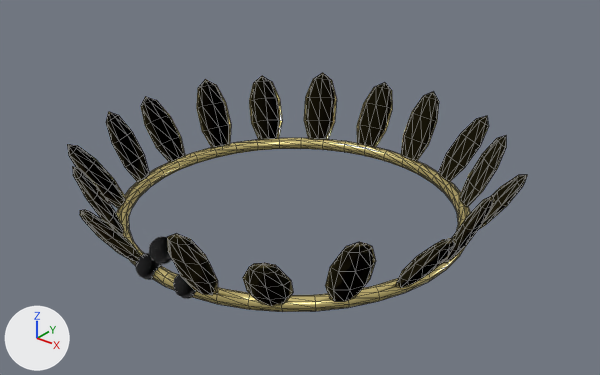
Two versions of the glTF model public/accessories/laurel-meetup.glb, one commit apart.
Before and after are seen from a 50 mm camera at (0.288, -0.353, 0.32) aimed at (0.004, 0.002, 0.1). The lights are fixed; the arrows at lower left show +X, +Y and +Z. The picture after the commit comes second. Mesh edges are drawn as thin lines on the coarser meshes. Where no turn or scale is listed for an object, it has been applied to the vertices. Vertices at exactly the same position are counted once.

Objects in the first picture: 'berries', 'circlet', 'leaves'.
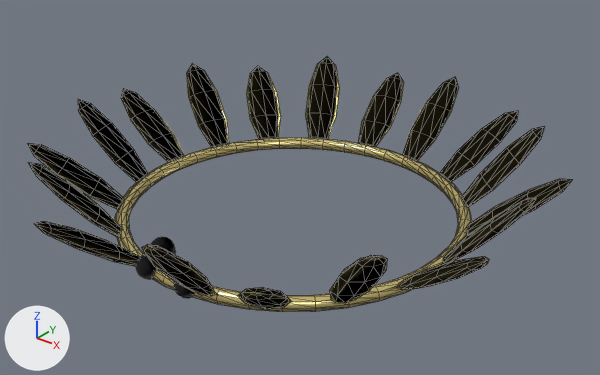
The change, as a list of edits to the scene's bpy script:
```text
Change me_leaves:
    remove me_leaves.from_pydata(...)  # 612 vertices, 1152 faces; spans x -0.135..0.129, y -0.131..0.133, z 0.083..0.131
    add me_leaves.from_pydata(...)  # 612 vertices, 1152 faces; spans x -0.159..0.152, y -0.154..0.157, z 0.083..0.137
    me_leaves part 1: the loose piece of 34 vertices spanning x 0.015..0.039, y -0.124..-0.099, z 0.083..0.131 is multiplied about its middle by the matrix ((1.004, -0.015, 0.108), (-0.015, 1.06, -0.441), (-0.035, 0.142, 1.191)), then moved by (0.003, -0.011, 0.003)
    me_leaves part 2: the loose piece of 34 vertices spanning x 0.052..0.078, y -0.114..-0.084, z 0.083..0.127 is multiplied about its middle by the matrix ((1.036, -0.055, 0.269), (-0.055, 1.083, -0.409), (-0.086, 0.13, 1.123)), then moved by (0.006, -0.01, 0.0)
    me_leaves part 3: the loose piece of 34 vertices spanning x 0.08..0.104, y -0.081..-0.058, z 0.083..0.131 is multiplied about its middle by the matrix ((1.041, -0.031, 0.362), (-0.031, 1.023, -0.274), (-0.116, 0.088, 1.191)), then moved by (0.009, -0.007, 0.003)
    me_leaves part 4: the loose piece of 34 vertices spanning x 0.098..0.129, y -0.048..-0.023, z 0.083..0.127 is multiplied about its middle by the matrix ((1.109, -0.034, 0.466), (-0.034, 1.011, -0.148), (-0.148, 0.047, 1.123)), then moved by (0.011, -0.003, 0.0)
    me_leaves part 5: the loose piece of 34 vertices spanning x 0.103..0.127, y -0.008..0.016, z 0.083..0.131 is multiplied about its middle by the matrix ((1.064, 0.002, 0.454), (0.002, 1.0, 0.016), (-0.146, -0.005, 1.191)), then moved by (0.011, 0.0, 0.003)
    me_leaves part 6: the loose piece of 34 vertices spanning x 0.095..0.126, y 0.031..0.056, z 0.083..0.127 is multiplied about its middle by the matrix ((1.103, 0.041, 0.455), (0.041, 1.016, 0.18), (-0.145, -0.057, 1.123)), then moved by (0.011, 0.004, 0.0)
    me_leaves part 7: the loose piece of 34 vertices spanning x 0.075..0.099, y 0.064..0.087, z 0.083..0.131 is multiplied about its middle by the matrix ((1.036, 0.032, 0.342), (0.032, 1.028, 0.298), (-0.11, -0.096, 1.191)), then moved by (0.008, 0.007, 0.003)
    me_leaves part 8: the loose piece of 34 vertices spanning x 0.046..0.071, y 0.088..0.119, z 0.083..0.127 is multiplied about its middle by the matrix ((1.029, 0.051, 0.24), (0.051, 1.091, 0.426), (-0.076, -0.136, 1.123)), then moved by (0.006, 0.01, 0.0)
    me_leaves part 9: the loose piece of 34 vertices spanning x 0.008..0.031, y 0.101..0.125, z 0.083..0.131 is multiplied about its middle by the matrix ((1.002, 0.011, 0.077), (0.011, 1.062, 0.447), (-0.025, -0.144, 1.191)), then moved by (0.002, 0.011, 0.003)
    me_leaves part 10: the loose piece of 34 vertices spanning x -0.032..-0.008, y 0.101..0.133, z 0.083..0.127 is multiplied about its middle by the matrix ((1.003, -0.02, -0.083), (-0.02, 1.116, 0.482), (0.026, -0.153, 1.123)), then moved by (-0.002, 0.011, 0.0)
    me_leaves part 11: the loose piece of 34 vertices spanning x -0.068..-0.045, y 0.088..0.113, z 0.083..0.131 is multiplied about its middle by the matrix ((1.015, -0.027, -0.222), (-0.027, 1.049, 0.396), (0.071, -0.127, 1.191)), then moved by (-0.005, 0.009, 0.003)
    me_leaves part 12: the loose piece of 34 vertices spanning x -0.104..-0.075, y 0.064..0.092, z 0.083..0.127 is multiplied about its middle by the matrix ((1.068, -0.059, -0.369), (-0.059, 1.052, 0.322), (0.117, -0.102, 1.123)), then moved by (-0.009, 0.008, 0.0)
    me_leaves part 13: the loose piece of 34 vertices spanning x -0.119..-0.095, y 0.03..0.054, z 0.083..0.131 is multiplied about its middle by the matrix ((1.055, -0.022, -0.422), (-0.022, 1.009, 0.167), (0.136, -0.054, 1.191)), then moved by (-0.01, 0.004, 0.003)
    me_leaves part 14: the loose piece of 34 vertices spanning x -0.135..-0.103, y -0.007..0.016, z 0.083..0.127 is multiplied about its middle by the matrix ((1.119, -0.004, -0.489), (-0.004, 1.0, 0.017), (0.156, -0.005, 1.123)), then moved by (-0.012, 0.0, 0.0)
    me_leaves part 15: the loose piece of 34 vertices spanning x -0.122..-0.097, y -0.047..-0.023, z 0.083..0.131 is multiplied about its middle by the matrix ((1.058, 0.018, -0.433), (0.018, 1.006, -0.137), (0.139, 0.044, 1.191)), then moved by (-0.01, -0.003, 0.003)
    me_leaves part 16: the loose piece of 34 vertices spanning x -0.109..-0.08, y -0.085..-0.058, z 0.083..0.127 is multiplied about its middle by the matrix ((1.076, 0.057, -0.39), (0.057, 1.044, -0.295), (0.124, 0.094, 1.123)), then moved by (-0.009, -0.007, 0.0)
    me_leaves part 17: the loose piece of 34 vertices spanning x -0.075..-0.052, y -0.108..-0.084, z 0.083..0.131 is multiplied about its middle by the matrix ((1.019, 0.029, -0.249), (0.029, 1.045, -0.379), (0.08, 0.122, 1.191)), then moved by (-0.006, -0.009, 0.003)
    me_leaves part 18: the loose piece of 34 vertices spanning x -0.041..-0.016, y -0.131..-0.1, z 0.083..0.127 is multiplied about its middle by the matrix ((1.007, 0.028, -0.116), (0.028, 1.113, -0.475), (0.037, 0.151, 1.123)), then moved by (-0.003, -0.011, 0.0)
```

Location of each change, (x1, y1, x2, y2) in pixels of the pictures (600 x 375 px; the box of a moved part takes in the faces that stretch with it):
'leaves', reshaped (18% wider, 8% taller)
    before: (67, 73, 527, 306)
    after: (27, 57, 572, 309)
part 1 of me_leaves, moved or reshaped
    before: (167, 234, 218, 295)
    after: (142, 244, 216, 296)
part 2 of me_leaves, moved or reshaped
    before: (243, 263, 293, 306)
    after: (237, 287, 292, 309)
part 3 of me_leaves, moved or reshaped
    before: (325, 242, 376, 302)
    after: (329, 255, 387, 303)
part 4 of me_leaves, moved or reshaped
    before: (396, 238, 456, 288)
    after: (397, 257, 489, 290)
part 5 of me_leaves, moved or reshaped
    before: (443, 196, 494, 263)
    after: (443, 198, 536, 263)
part 6 of me_leaves, moved or reshaped
    before: (478, 175, 527, 230)
    after: (466, 179, 572, 235)
part 7 of me_leaves, moved or reshaped
    before: (460, 135, 506, 206)
    after: (462, 126, 545, 207)
part 8 of me_leaves, moved or reshaped
    before: (438, 116, 488, 181)
    after: (440, 111, 518, 182)
part 9 of me_leaves, moved or reshaped
    before: (401, 91, 439, 161)
    after: (402, 77, 459, 161)
part 10 of me_leaves, moved or reshaped
    before: (357, 82, 392, 147)
    after: (358, 73, 404, 147)
part 11 of me_leaves, moved or reshaped
    before: (304, 73, 337, 139)
    after: (305, 57, 339, 139)
part 12 of me_leaves, moved or reshaped
    before: (249, 76, 282, 140)
    after: (247, 66, 281, 139)
part 13 of me_leaves, moved or reshaped
    before: (197, 79, 231, 147)
    after: (186, 64, 229, 147)
part 14 of me_leaves, moved or reshaped
    before: (141, 96, 185, 162)
    after: (121, 89, 184, 162)
part 15 of me_leaves, moved or reshaped
    before: (106, 112, 149, 182)
    after: (78, 99, 148, 182)
part 16 of me_leaves, moved or reshaped
    before: (67, 144, 126, 208)
    after: (27, 143, 124, 209)
part 17 of me_leaves, moved or reshaped
    before: (72, 166, 124, 234)
    after: (28, 162, 121, 237)
part 18 of me_leaves, moved or reshaped
    before: (80, 210, 142, 263)
    after: (34, 221, 139, 266)
